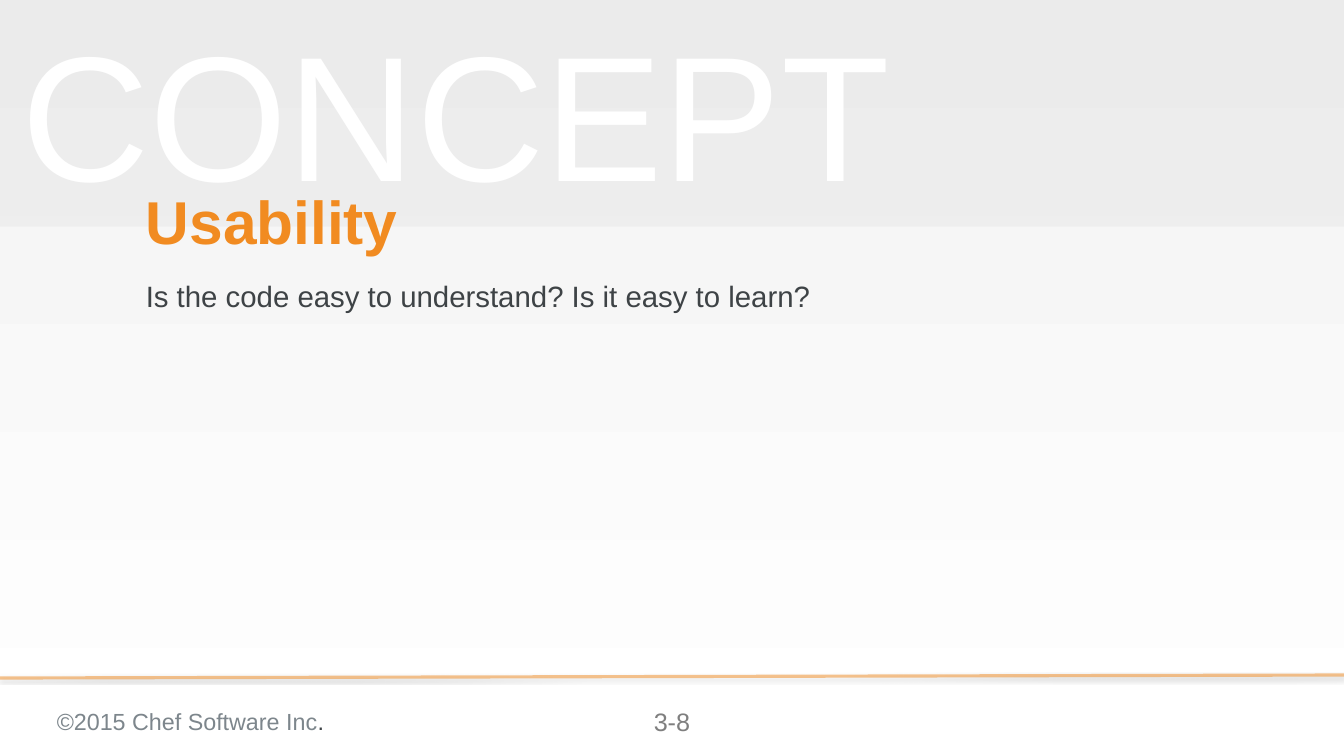
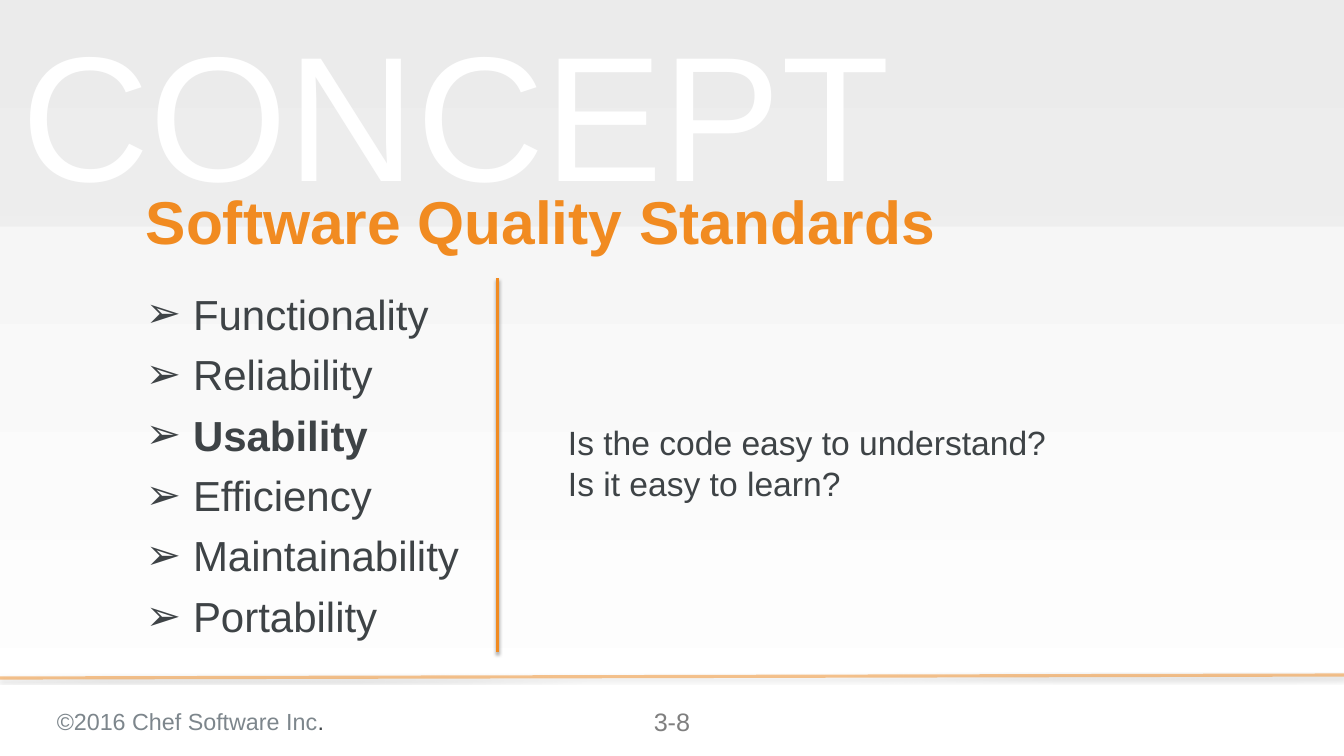
Before and after one commit to chef-training/extending_cookbooks, a slide deck: slide 8 of 03-why_use_custom_resources.pptx. Drawn at 1344x756 pixels with LibreOffice and Linux fonts; fonts in the diff are those of the drawing; background and template pictures are left out. Boxes give left, top, right and bottom in pixels: in the first picture for what was removed or moved away, otherwise in the second. Text is boxed around its words. In the diff, an @@ line names an element or a change of style, - is before the commit and + after.

```diff
--- a/03-why_use_custom_resources.pptx
+++ b/03-why_use_custom_resources.pptx
@@ title at (x1=146, y1=200, x2=935, y2=255): text changed @@
-Usability
+Software Quality Standards
@@ subtitle added at (x1=193, y1=299, x2=459, y2=640), 40 pt, text #3E4346 @@
+➢ Functionality
+➢ Reliability
+➢ Usability
+➢ Efficiency
+➢ Maintainability
+➢ Portability
@@ line added from (497, 278) to (497, 652), #F18B21 3 pt @@
@@ text "Is the code easy to ..." at (x1=568, y1=430, x2=1046, y2=503): vertical alignment top to middle @@
@@ text at (x1=568, y1=430, x2=1046, y2=503): text changed; size 28 to 32 pt @@
-Is the code easy to understand? Is it easy to learn?
+Is the code easy to understand?
+Is it easy to learn?
@@ text at (x1=57, y1=713, x2=324, y2=730): text changed @@
-©2015 Chef Software Inc.
+©2016 Chef Software Inc.
```
Also in this commit, not shown: 10 other slides changed, 10 slides added, 7 slides removed.
